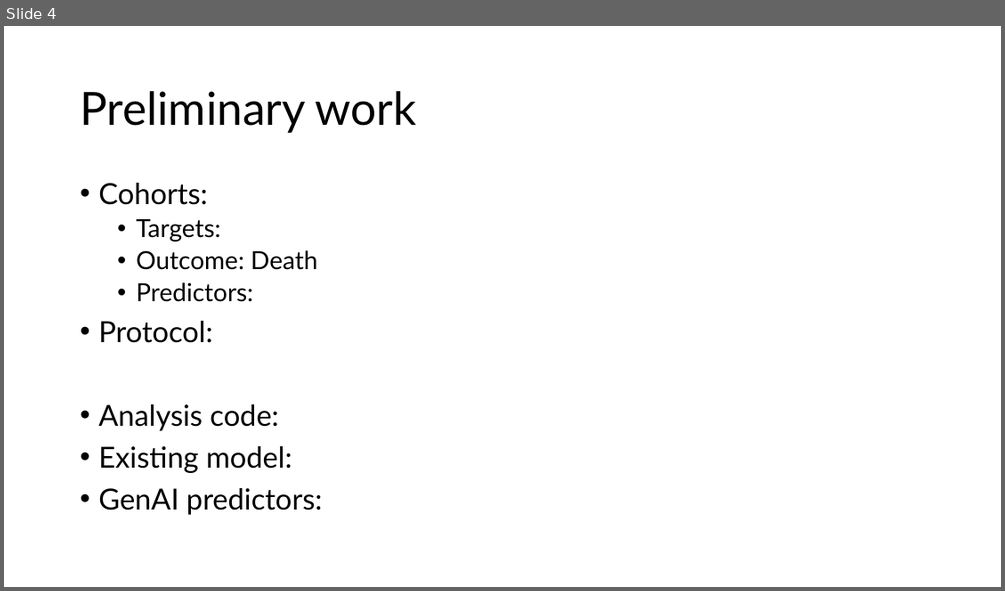
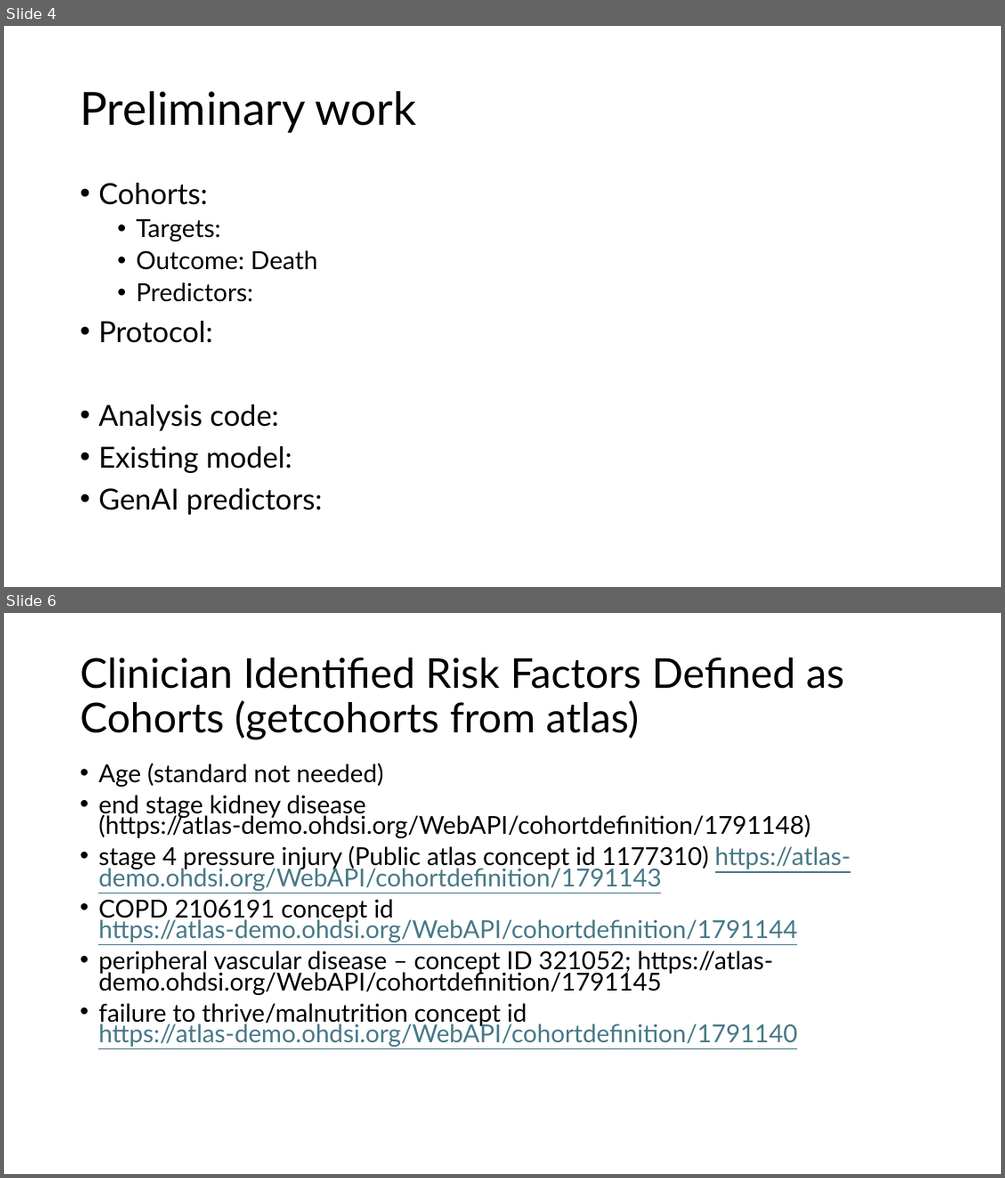
Before and after one commit to ohdsi-studies/TetraplegiaInterventionMortality, a slide deck: plp_ohdsi_24_workgroup.pptx. Shown one above the other, each under a label of ours: slide 4 before the commit, slides 4 and 6 after it; the slides between them are not shown. The pictures are 1005x591 and 1005x1178 pixels, drawn with LibreOffice and Linux fonts; fonts in the diff are those of the drawing. Boxes give left, top, right and bottom in pixels: in the first picture for what was removed or moved away, otherwise in the second. Text is boxed around its words. In the diff, an @@ line names an element or a change of style, - is before the commit and + after.

```diff
--- a/plp_ohdsi_24_workgroup.pptx
+++ b/plp_ohdsi_24_workgroup.pptx
@@ slide 6 added at [4,613,1001,1174], background #FFFFFF @@
@@ title added at [80,657,844,740], 39.6 pt, text #000000 @@
+Clinician Identified Risk Factors Defined as Cohorts (getcohorts from atlas)
@@ text added at [98,763,851,1046], 23.8 pt, text #000000 @@
+• Age (standard not needed)
+• end stage kidney disease (https://atlas-demo.ohdsi.org/WebAPI/cohortdefinition/1791148)
+• stage 4 pressure injury (Public atlas concept id 1177310) https://atlas-demo.ohdsi.org/WebAPI/cohortdefinition/1791143
+• COPD 2106191 concept id https://atlas-demo.ohdsi.org/WebAPI/cohortdefinition/1791144
+• peripheral vascular disease – concept ID 321052; https://atlas-demo.ohdsi.org/WebAPI/cohortdefinition/1791145
+• failure to thrive/malnutrition concept id https://atlas-demo.ohdsi.org/WebAPI/cohortdefinition/1791140
```
Also in this commit, not shown: 3 slides changed.
